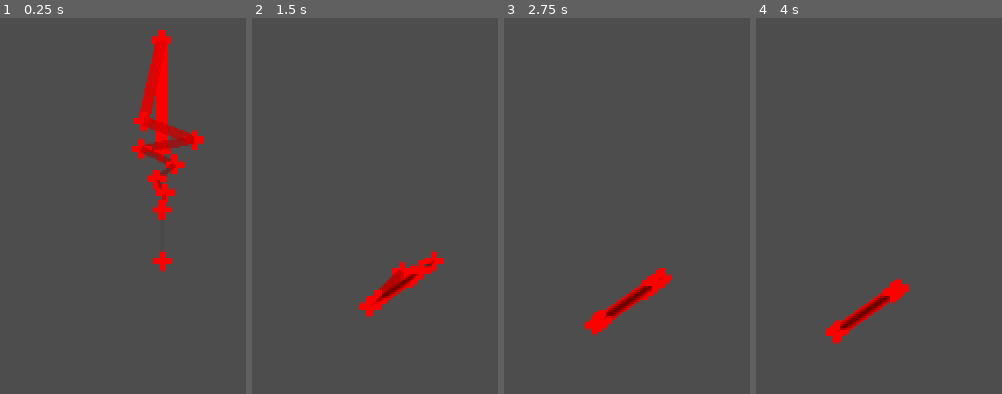
Above: before the commit, frames 1-4 (left to right).
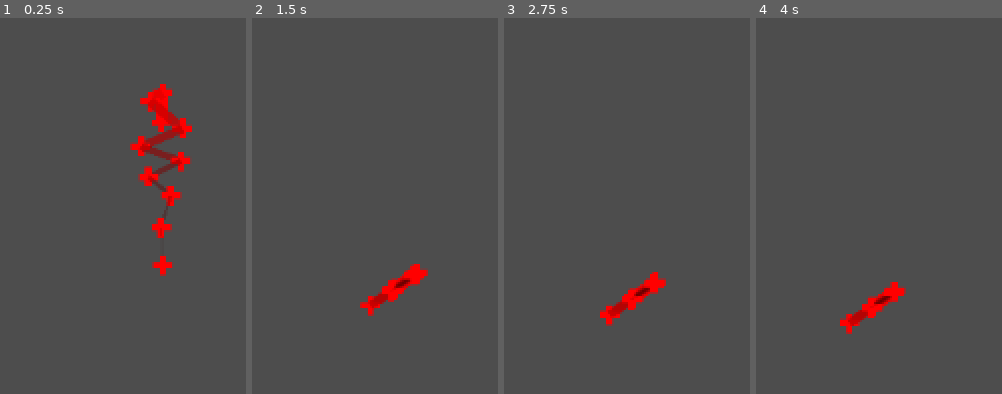
Above: after the commit, the same moments.

Repository: Zircon332/procedural-creatures
Game: Godot game, scene res://environments/flatlands.tscn
Two runs of this game, one before a commit and one after it. Both use one fixed random seed, a clock stepped at 60 frames per second and the inputs below.
Inputs (mouse positions are in pixels of both pictures, inside the frame that each line leads up to):
- Up to frame 1 (0.25 s): no input
- Up to frame 2 (1.5 s): move the mouse to (outside the picture) at 0.52 s; hold D (right) from 0.53 s (still down); click (outside the picture) at 0.6 s; tap W (up) at 0.77 s; move the mouse to (outside the picture) at 1.27 s; click (outside the picture) at 1.35 s
- Up to frame 3 (2.75 s): tap W (up) at 1.52 s; move the mouse to (outside the picture) at 2.02 s; release D (right) at 2.03 s; hold A (left) from 2.03 s (still down); click (outside the picture) at 2.1 s
- Up to frame 4 (4 s): move the mouse to (879, 277) at 2.77 s; release A (left) at 2.78 s; hold D (right) from 2.78 s (still down); click (879, 277) at 2.85 s; tap W (up) at 3.02, 3.77 s; tap Enter at 3.5 s; move the mouse to (outside the picture) at 3.52 s; click (outside the picture) at 3.6 s

The runs differ from the first frame. In frame 1, 5.5% of the frame differs, in the area x 52-83%, y 3-69%; in frame 2, 1.4%; in frame 3, 1.3%; in frame 4, 1.2%.

Commit message:
fixed verlet movement

Diff:
--- a/src/components/movement/movement_component.gd
+++ b/src/components/movement/movement_component.gd
@@ -31,6 +31,9 @@
 	parent.velocity.x = lerp(parent.velocity.x, 0.0, parent.friction * 2)
 	parent.velocity.y = lerp(parent.velocity.y, 0.0, parent.friction)
 
+	if parent.is_on_floor():
+		parent.velocity.x = lerp(parent.velocity.x, 0.0, parent.friction * 10)
+
 
 func unmove_children_bodies(_prev_global_pos):
 	# Maintain children global position
@@ -48,8 +51,6 @@
 	if abs(parent.angle) > parent.angle_max:
 		angle_difference = abs(abs(parent.angle) - parent.angle_max)
 
-#	parent.velocity = parent.velocity.rotated(deg_to_rad(-angle_difference))
-
 
 func calculate_angle():
 	var angle = atan2(-parent.position.y, -parent.position.x)
--- a/src/components/movement/physics/verlet_movement_component.gd
+++ b/src/components/movement/physics/verlet_movement_component.gd
@@ -4,9 +4,9 @@
 ## Verlet Integration
 ## The nodes are linked with the parent
 
-@export var resting_distance := 50
-@export var tear_distance := 100
-@export var stiffness := 1
+@export var resting_distance := 20
+@export var tear_distance := 40
+@export var stiffness := 5
 
 
 func physics_process(_delta):
